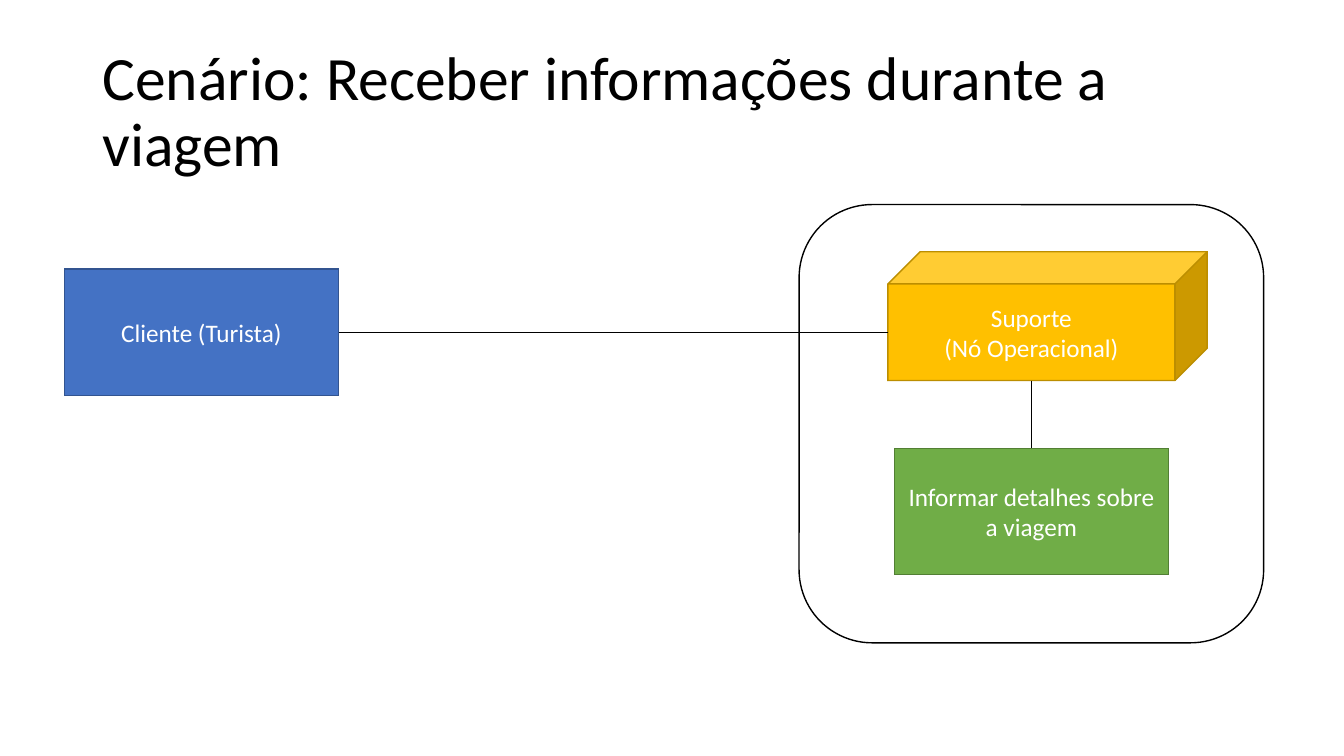
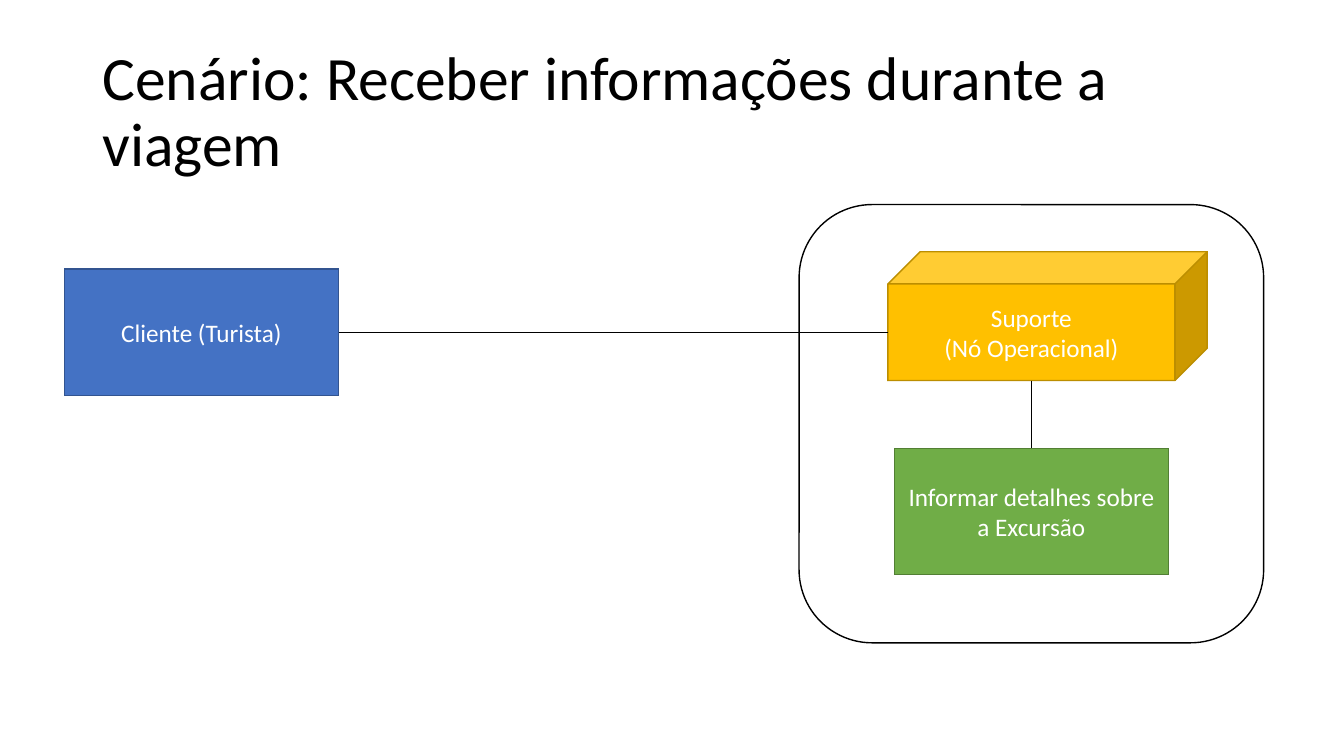
Before and after one commit to Road-on/RoadOn, a slide deck: slide 6 of 15. Arquitetura de Negócio Para Cada Cenário.pptx. Drawn at 1344x756 pixels with LibreOffice and Linux fonts; fonts in the diff are those of the drawing. Boxes give left, top, right and bottom in pixels: in the first picture for what was removed or moved away, otherwise in the second. Text is boxed around its words. In the diff, an @@ line names an element or a change of style, - is before the commit and + after.

```diff
--- a/15. Arquitetura de Negócio Para Cada Cenário.pptx
+++ b/15. Arquitetura de Negócio Para Cada Cenário.pptx
@@ text in rectangle at [909,488,1154,536]: text changed @@
-Informar detalhes sobre a viagem
+Informar detalhes sobre a Excursão
```
Also in this commit, not shown: 3 other slides changed.
